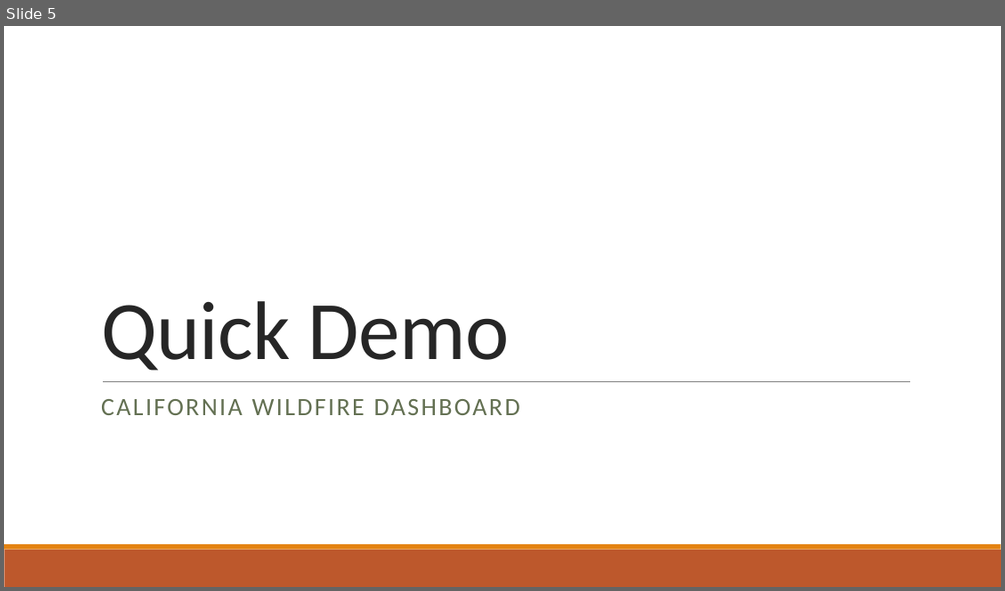
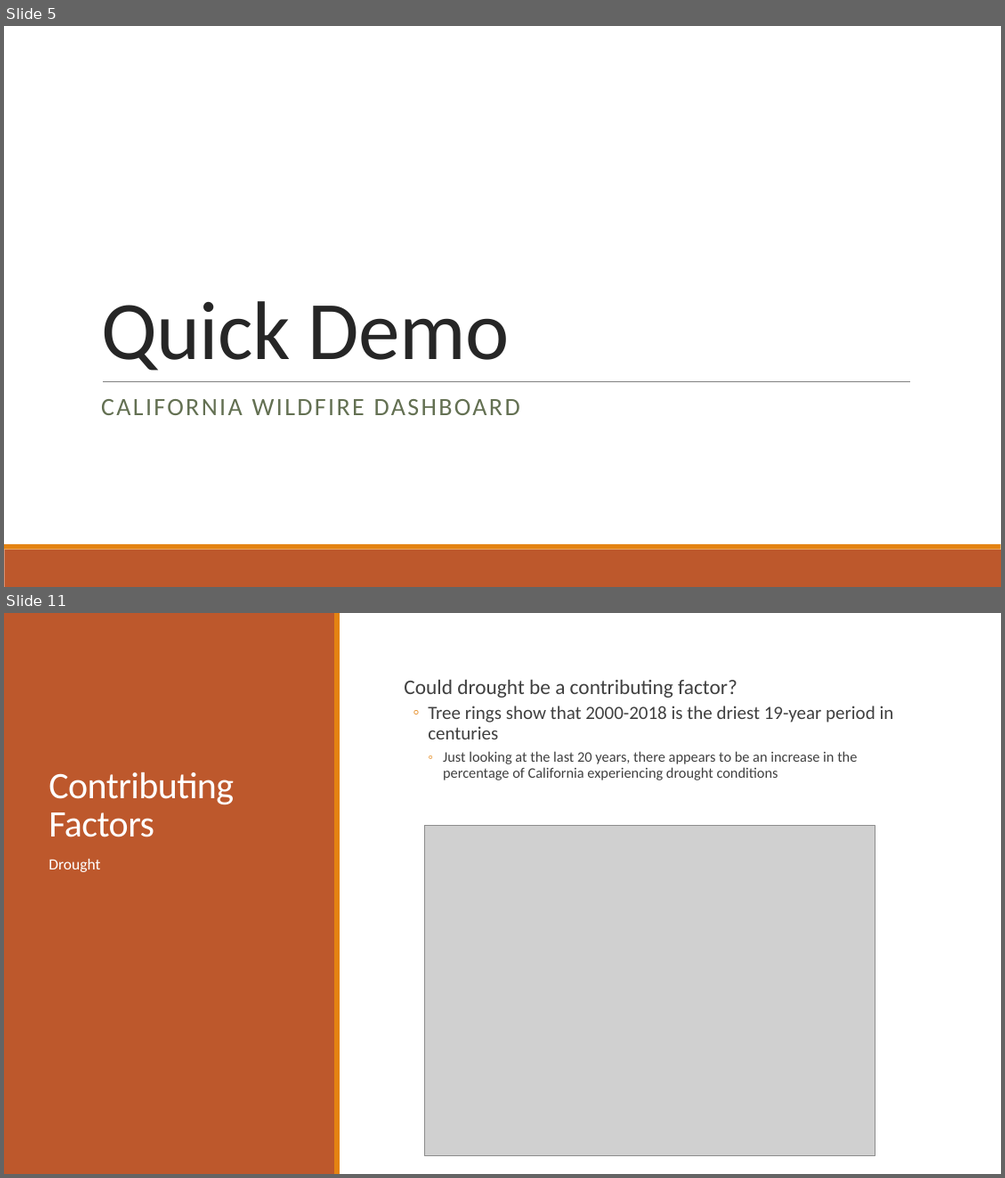
Before and after one commit to MThorpester/California-Wildfires, a slide deck: Margaret/Project Docs/CA Wildfire Dashboard Pres.pptx. Shown one above the other, each under a label of ours: slide 5 before the commit, slides 5 and 11 after it; the slides between them are not shown. The pictures are 1005x591 and 1005x1178 pixels, drawn with LibreOffice and Linux fonts; fonts in the diff are those of the drawing; grey boxes stand for pictures. Boxes give left, top, right and bottom in pixels: in the first picture for what was removed or moved away, otherwise in the second. Text is boxed around its words. In the diff, an @@ line names an element or a change of style, - is before the commit and + after.

```diff
--- a/Margaret/Project Docs/CA Wildfire Dashboard Pres.pptx
+++ b/Margaret/Project Docs/CA Wildfire Dashboard Pres.pptx
@@ slide 11 added at [4, 613, 1001, 1174], background #FFFFFF @@
@@ rectangle added at [4, 613, 335, 1174], fill #BD582C @@
@@ rectangle added at [334, 613, 340, 1174], fill #E48312 @@
@@ text added at [404, 680, 894, 780], 14 pt, text #404040 @@
+  Could drought be a contributing factor?
+  ◦ Tree rings show that 2000-2018 is the driest 19-year period in centuries
+    ◦ Just looking at the last 20 years, there appears to be an increase in the percentage of California experiencing drought conditions
@@ title added at [48, 772, 234, 837], 36 pt, text #FFFFFF @@
+Contributing Factors
@@ picture added at [424, 826, 875, 1156] @@
@@ text added at [48, 859, 100, 872], 15 pt, text #FFFFFF @@
+Drought
```
Also in this commit, not shown: 3 slides changed, 4 other slides added, 1 slide removed, 4 other files.
